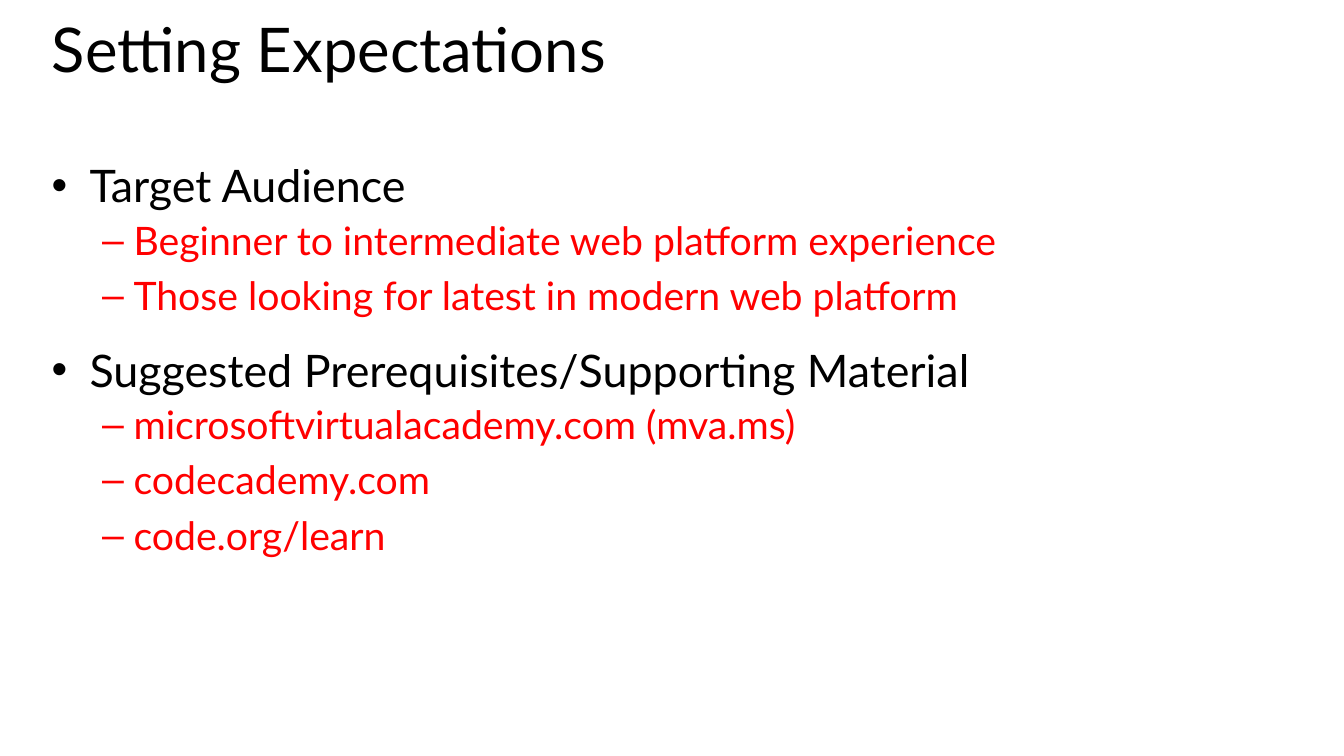
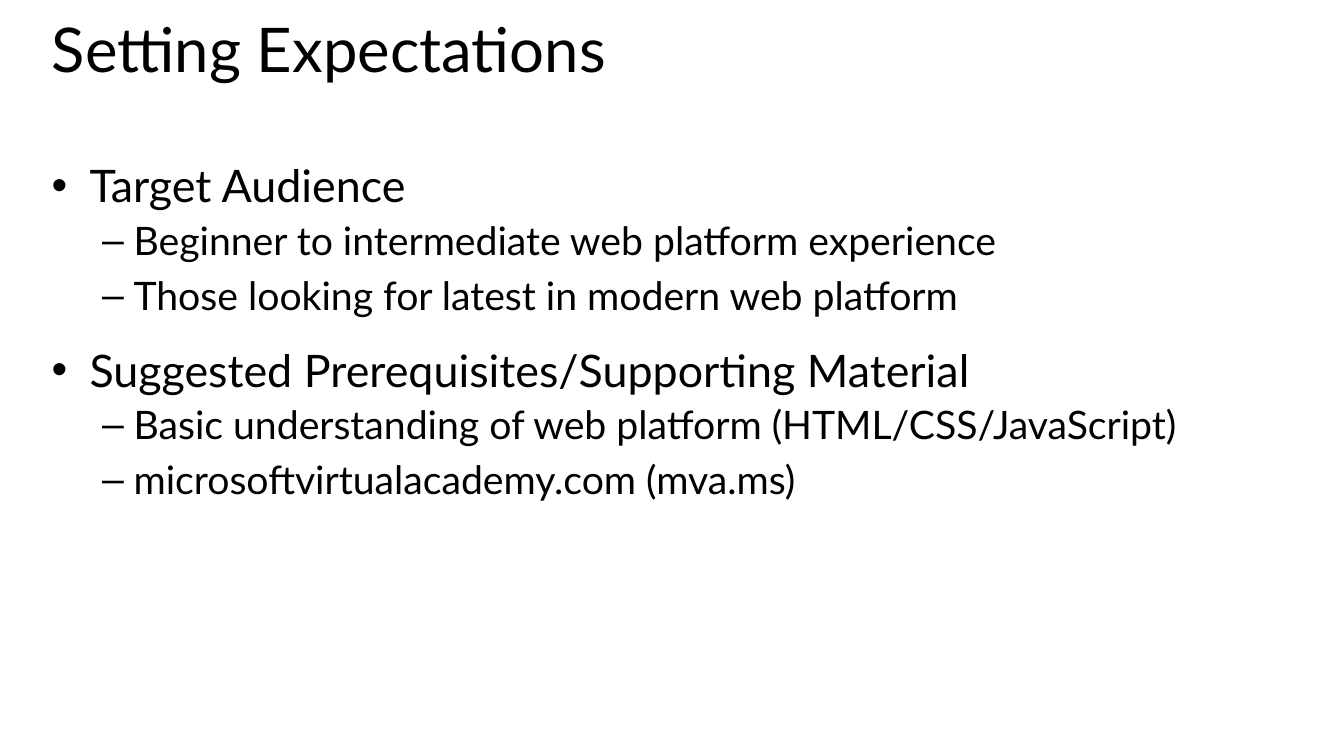
Before and after one commit to CharaD7/FrayedKnot, a slide deck: slide 4 of Slides/M1 Designing.pptx. Drawn at 1344x756 pixels with LibreOffice and Linux fonts; fonts in the diff are those of the drawing. Boxes give left, top, right and bottom in pixels: in the first picture for what was removed or moved away, otherwise in the second. Text is boxed around its words. In the diff, an @@ line names an element or a change of style, - is before the commit and + after.

```diff
--- a/Slides/M1 Designing.pptx
+++ b/Slides/M1 Designing.pptx
@@ text at <box>134,226,996,501</box>: text colour #FF0000 to #000000 in "Beginner to intermediate web platform experience", "Those looking for latest in modern web ...", "microsoftvirtualacademy.com (mva.ms)" @@
@@ text at <box>134,409,1177,446</box>: paragraph added @@
+  – Basic understanding of web platform (HTML/CSS/JavaScript)
@@ text at <box>134,465,430,557</box>: paragraphs removed @@
-  – codecademy.com
-  – code.org/learn
```
Also in this commit, not shown: 2 other slides changed, 3 slides added, 11 other files.
